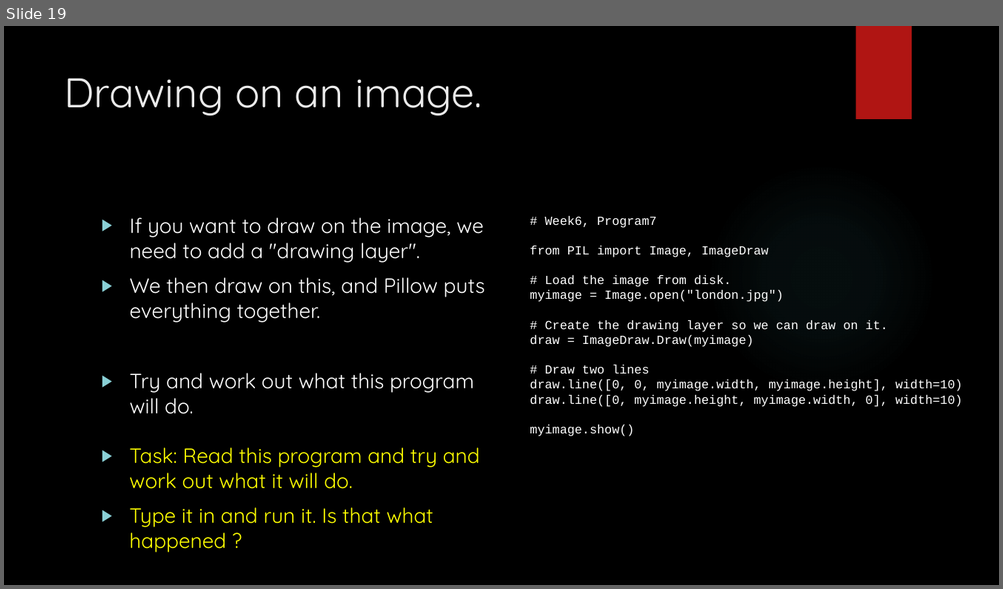
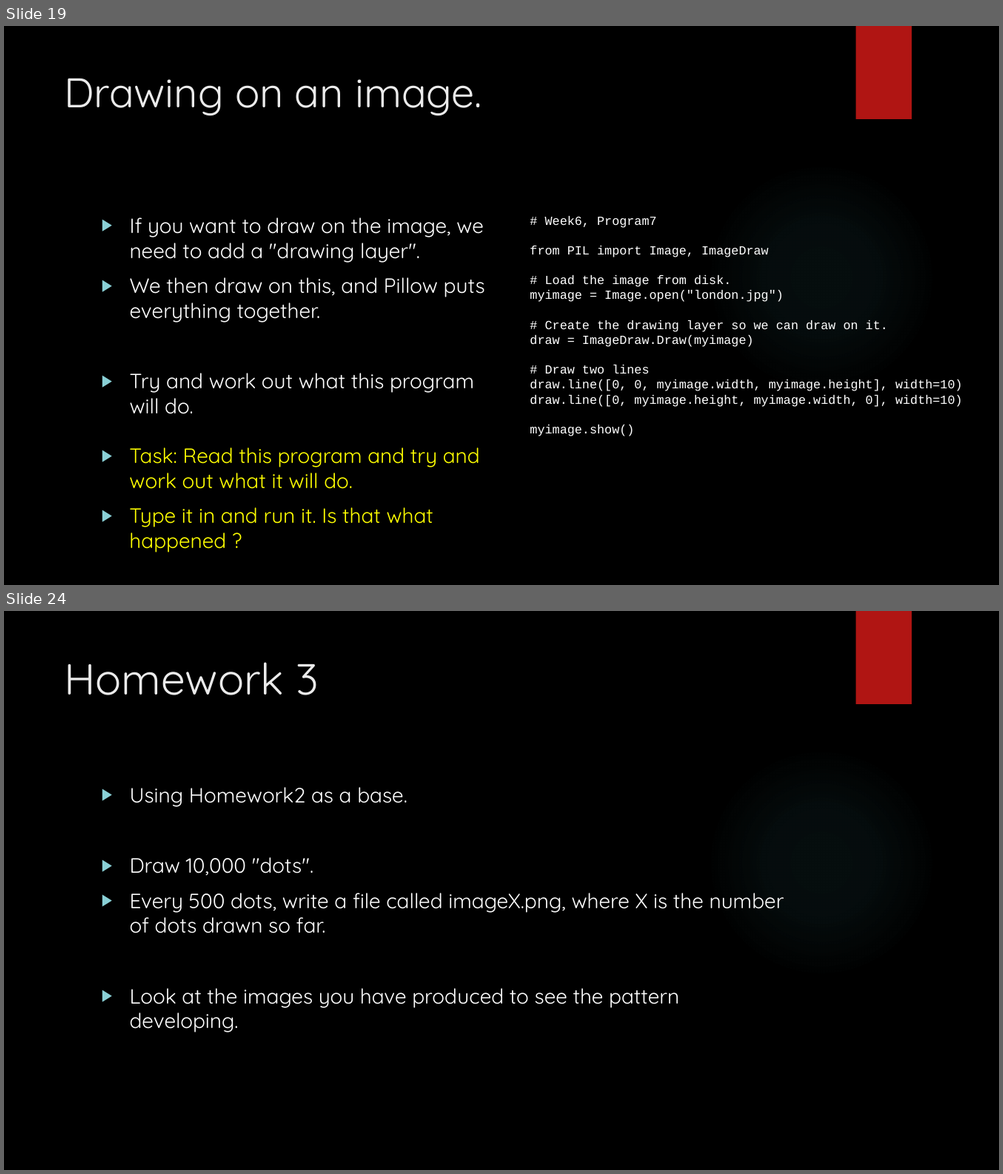
Before and after one commit to davidgroves/DGM_Tutorials, a slide deck: week6/week6.pptx. Shown one above the other, each under a label of ours: slide 19 before the commit, slides 19 and 24 after it; the slides between them are not shown. The pictures are 1003x589 and 1003x1174 pixels, drawn with LibreOffice and Linux fonts; fonts in the diff are those of the drawing; background and template pictures are left out. Boxes give left, top, right and bottom in pixels: in the first picture for what was removed or moved away, otherwise in the second. Text is boxed around its words. In the diff, an @@ line names an element or a change of style, - is before the commit and + after.

```diff
--- a/week6/week6.pptx
+++ b/week6/week6.pptx
@@ slide 24 added at (4, 611, 999, 1170), background picture (left out); not listed: 2 template elements that a slide beside it also shows @@
@@ title added at (64, 662, 318, 695), 42 pt, text #EBEBEB @@
+Homework 3
@@ text added at (130, 787, 784, 1033), 20 pt, text #FFFFFF @@
+▶ Using Homework2 as a base.
+▶ Draw 10,000 "dots".
+▶ Every 500 dots, write a file called imageX.png, where X is the number of dots drawn so far.
+▶ Look at the images you have produced to see the pattern developing.
```
Also in this commit, not shown: 3 slides changed, 3 other slides added, 2 other files.
